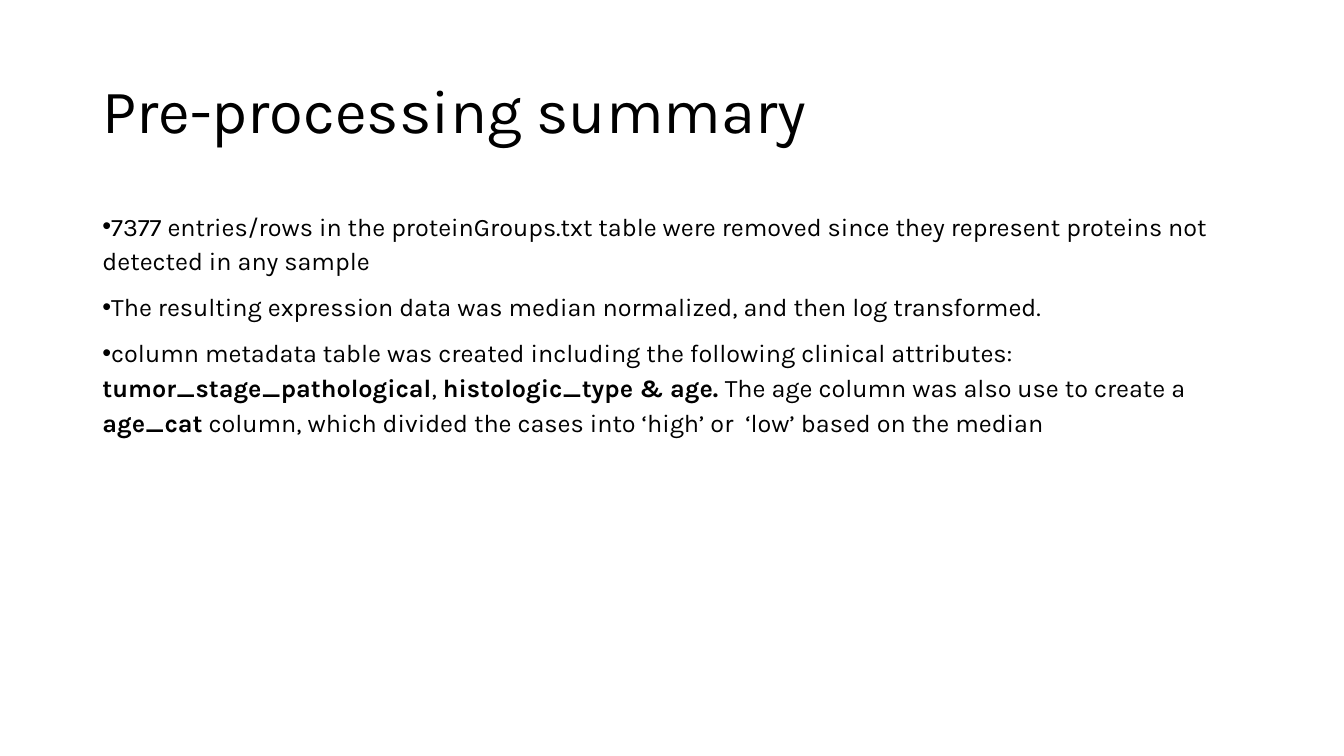
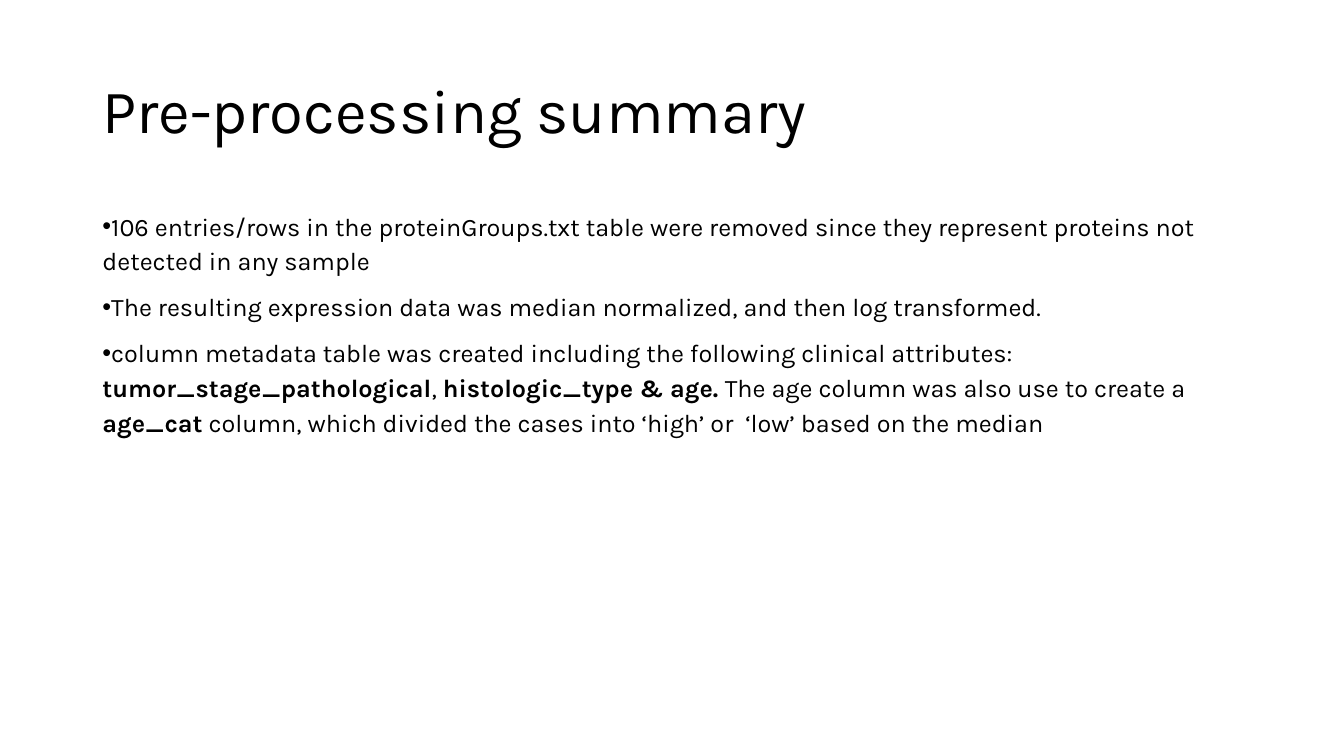
Before and after one commit to masaver/tum_case_study, a slide deck: slide 4 of Task_Summary.pptx. Drawn at 1344x756 pixels with LibreOffice and Linux fonts; fonts in the diff are those of the drawing. Boxes give left, top, right and bottom in pixels: in the first picture for what was removed or moved away, otherwise in the second. Text is boxed around its words. In the diff, an @@ line names an element or a change of style, - is before the commit and + after.

```diff
--- a/Task_Summary.pptx
+++ b/Task_Summary.pptx
@@ text at (x1=102, y1=217, x2=1194, y2=276): text changed @@
-• 7377 entries/rows in the proteinGroups.txt table were removed since they represent proteins not detected in any sample
+• 106 entries/rows in the proteinGroups.txt table were removed since they represent proteins not detected in any sample
```
Also in this commit, not shown: 5 other slides changed, 2 other files.
